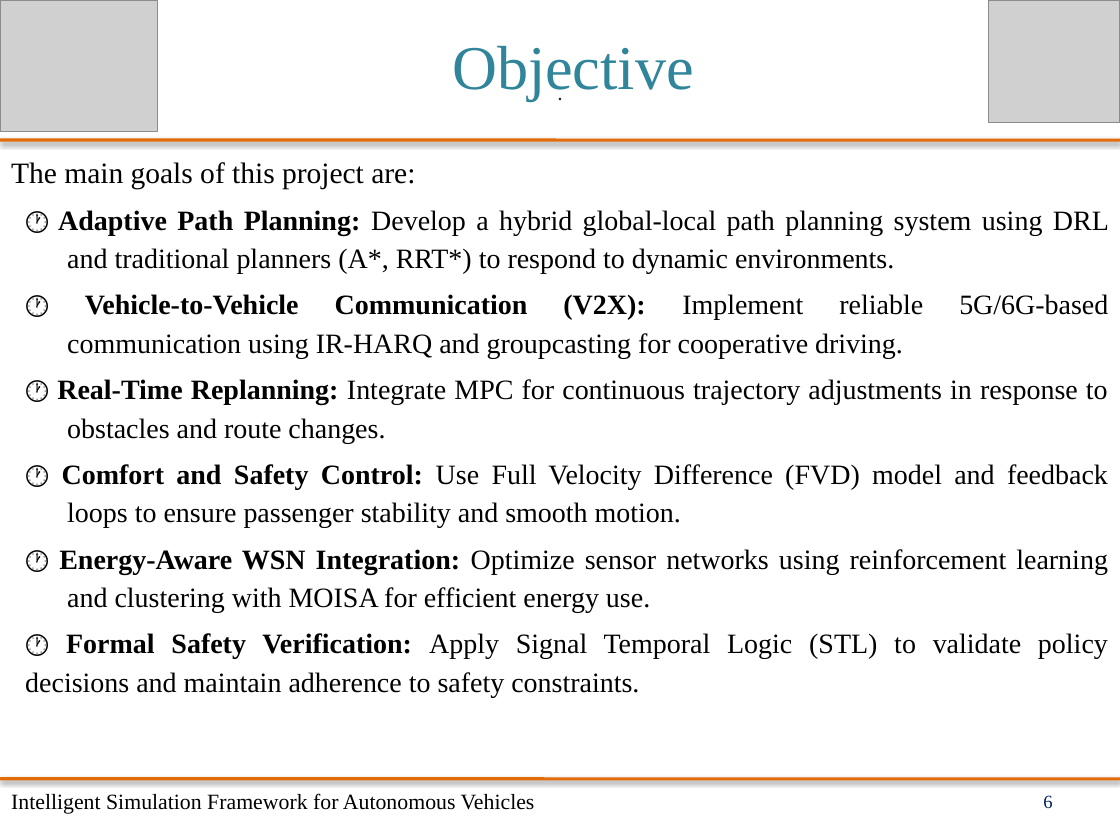
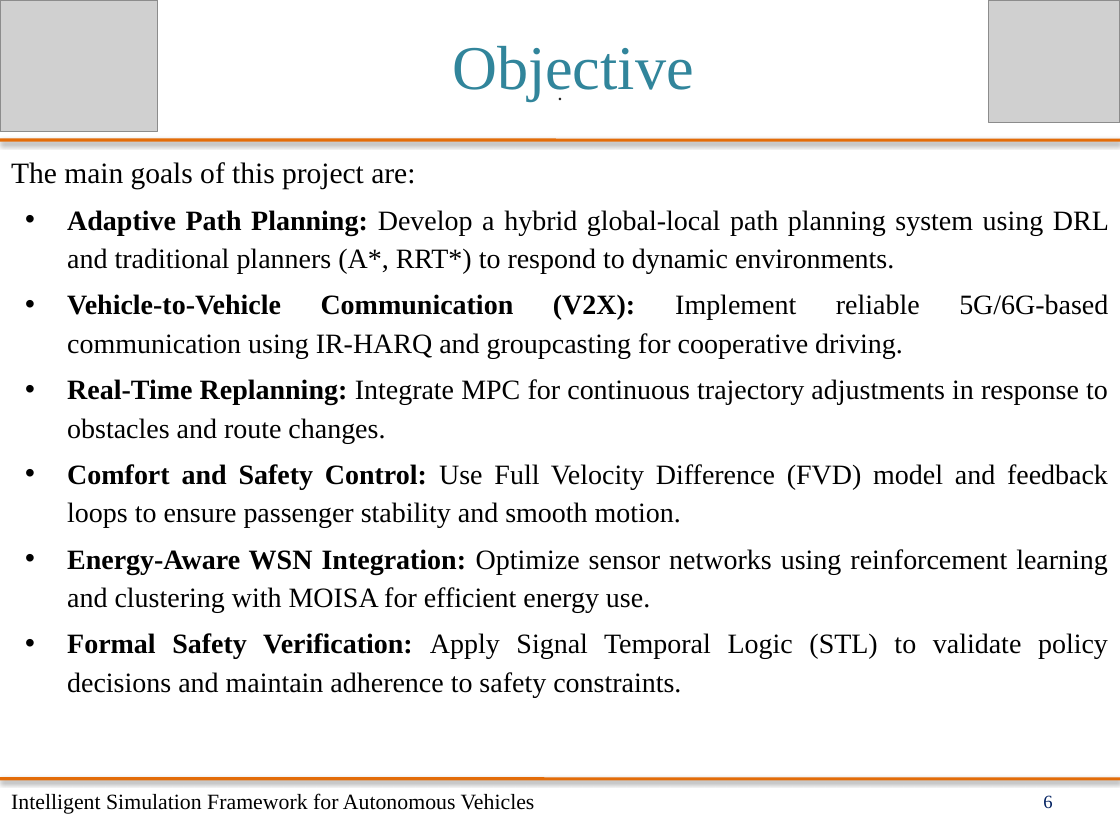
Before and after one commit to Pushpak1203/V2X-Communication, a slide deck: slide 6 of V2X Commu. Docx/PPT's/Presentaion1.pptx. Drawn at 1120x840 pixels with LibreOffice and Linux fonts; fonts in the diff are those of the drawing; grey boxes stand for pictures. Boxes give left, top, right and bottom in pixels: in the first picture for what was removed or moved away, otherwise in the second. Text is boxed around its words. In the diff, an @@ line names an element or a change of style, - is before the commit and + after.

```diff
--- a/V2X Commu. Docx/PPT's/Presentaion1.pptx
+++ b/V2X Commu. Docx/PPT's/Presentaion1.pptx
@@ text at [67, 210, 1109, 697]: text changed @@
-🕐 Adaptive Path Planning: Develop a hybrid global-local path planning system using DRL and traditional planners (A*, RRT*) to respond to dynamic environments.
-🕐 Vehicle-to-Vehicle Communication (V2X): Implement reliable 5G/6G-based communication using IR-HARQ and groupcasting for cooperative driving.
-🕐 Real-Time Replanning: Integrate MPC for continuous trajectory adjustments in response to obstacles and route changes.
-🕐 Comfort and Safety Control: Use Full Velocity Difference (FVD) model and feedback loops to ensure passenger stability and smooth motion.
-🕐 Energy-Aware WSN Integration: Optimize sensor networks using reinforcement learning and clustering with MOISA for efficient energy use.
-🕐 Formal Safety Verification: Apply Signal Temporal Logic (STL) to validate policy decisions and maintain adherence to safety constraints.
+• Adaptive Path Planning: Develop a hybrid global-local path planning system using DRL and traditional planners (A*, RRT*) to respond to dynamic environments.
+• Vehicle-to-Vehicle Communication (V2X): Implement reliable 5G/6G-based communication using IR-HARQ and groupcasting for cooperative driving.
+• Real-Time Replanning: Integrate MPC for continuous trajectory adjustments in response to obstacles and route changes.
+• Comfort and Safety Control: Use Full Velocity Difference (FVD) model and feedback loops to ensure passenger stability and smooth motion.
+• Energy-Aware WSN Integration: Optimize sensor networks using reinforcement learning and clustering with MOISA for efficient energy use.
+• Formal Safety Verification: Apply Signal Temporal Logic (STL) to validate policy decisions and maintain adherence to safety constraints.
```
Also in this commit, not shown: 5 other slides changed, 1 slide added, 1 other file.
